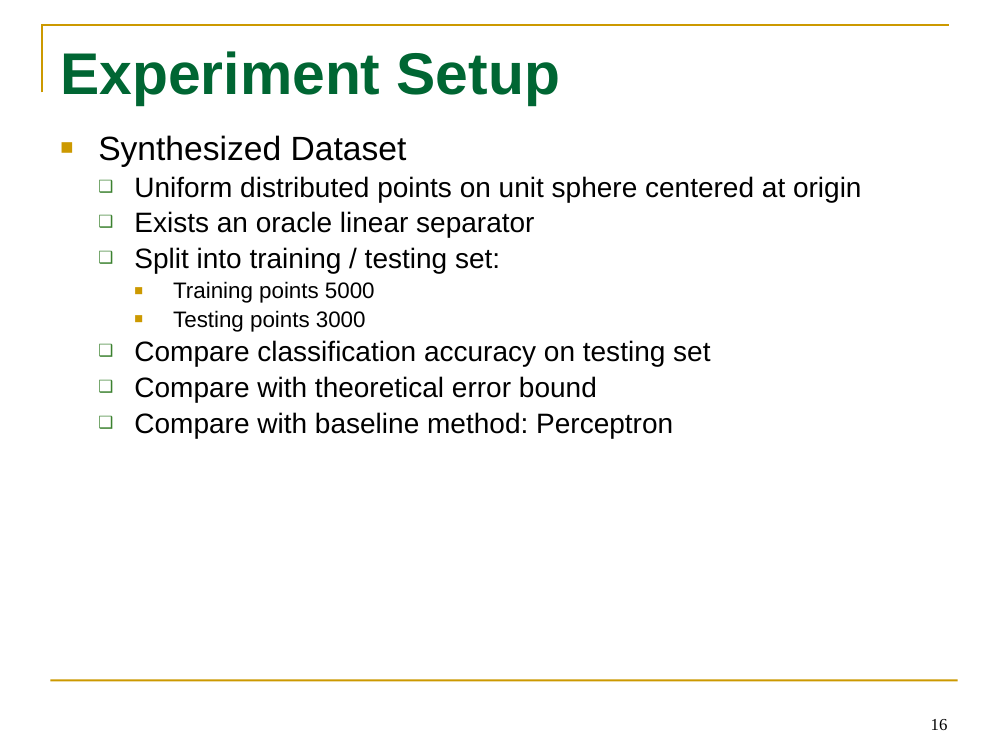
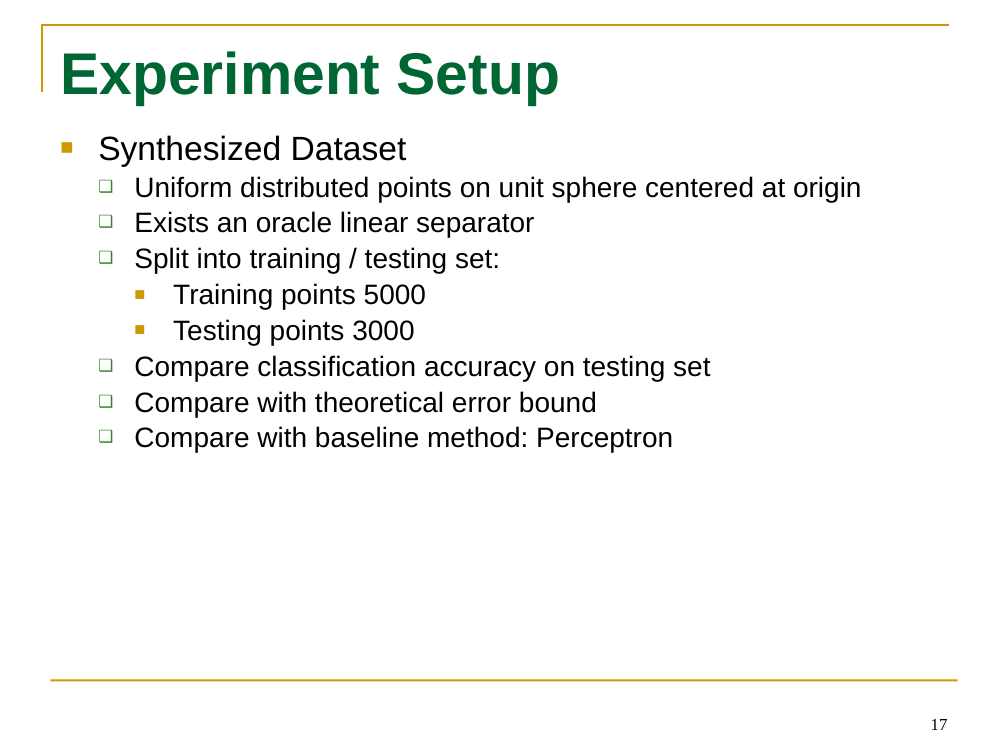
Before and after one commit to tttyy/Active-Learning, a slide deck: slide 17 of presentation/Activelearning.pptx (slide 16 before the commit). Drawn at 1008x756 pixels with LibreOffice and Linux fonts; fonts in the diff are those of the drawing. Boxes give left, top, right and bottom in pixels: in the first picture for what was removed or moved away, otherwise in the second. Text is boxed around its words. In the diff, an @@ line names an element or a change of style, - is before the commit and + after.

```diff
--- a/presentation/Activelearning.pptx
+++ b/presentation/Activelearning.pptx
@@ text at (173,283,426,345): size 16 to 20 pt in "Training points 5000", "Testing points 3000" @@
@@ page number at (931,719,948,730): text changed @@
-16
+17
```
Also in this commit, not shown: 9 other slides changed, 1 slide added, 1 other file.
